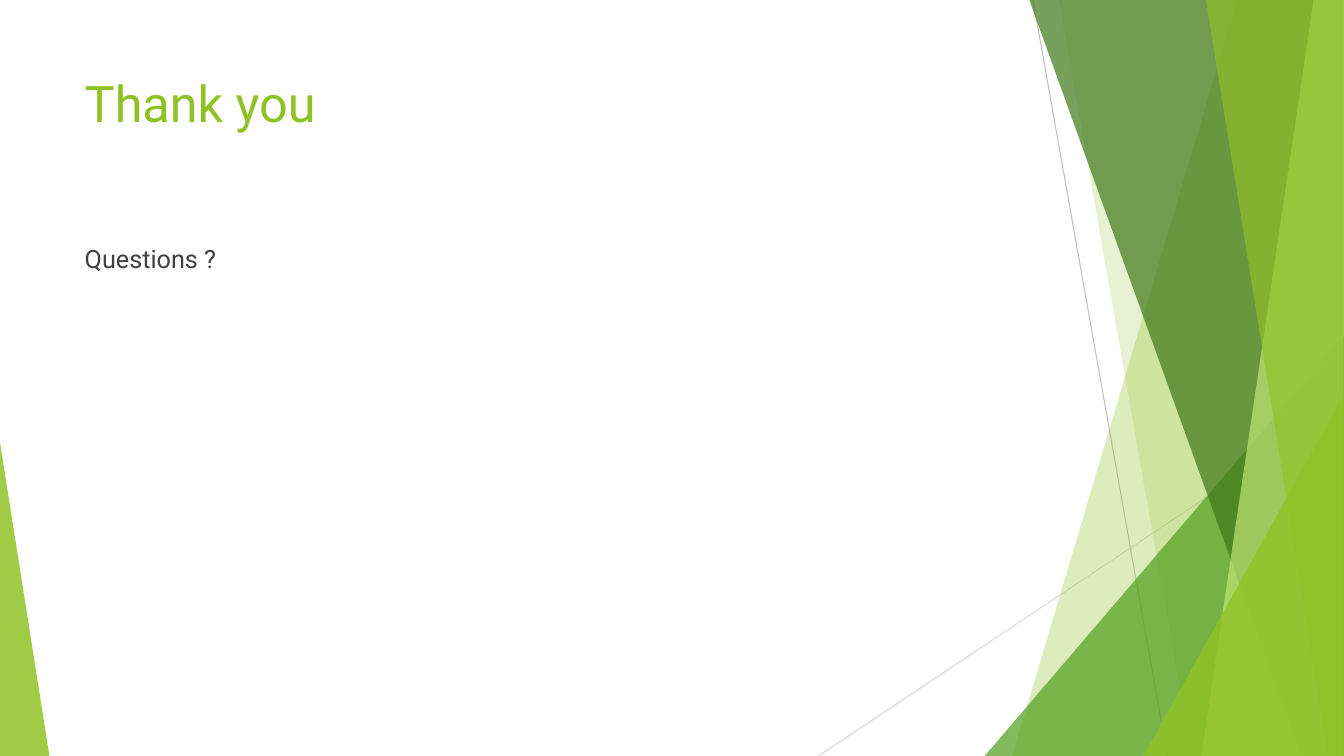
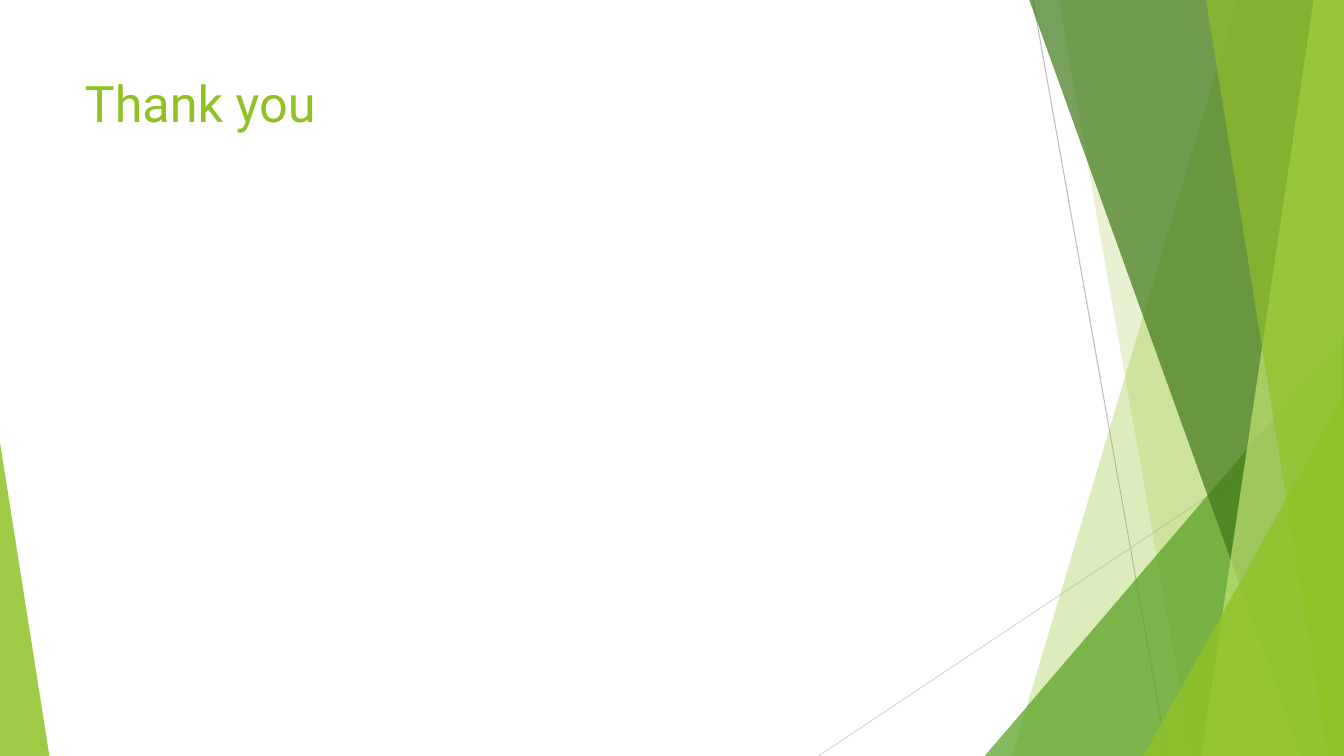
Before and after one commit to harshavundavalli/Real-time-Object-Detection-and-Tracking-for-Autonomous-Surveillance, a slide deck: slide 13 of Presentation1.pptx. Drawn at 1344x756 pixels with LibreOffice and Linux fonts; fonts in the diff are those of the drawing. Boxes give left, top, right and bottom in pixels: in the first picture for what was removed or moved away, otherwise in the second. Text is boxed around its words. In the diff, an @@ line names an element or a change of style, - is before the commit and + after.

```diff
--- a/Presentation1.pptx
+++ b/Presentation1.pptx
@@ text removed at [85,250,198,271] @@
-Questions ?
```
Also in this commit, not shown: 15 other files.
